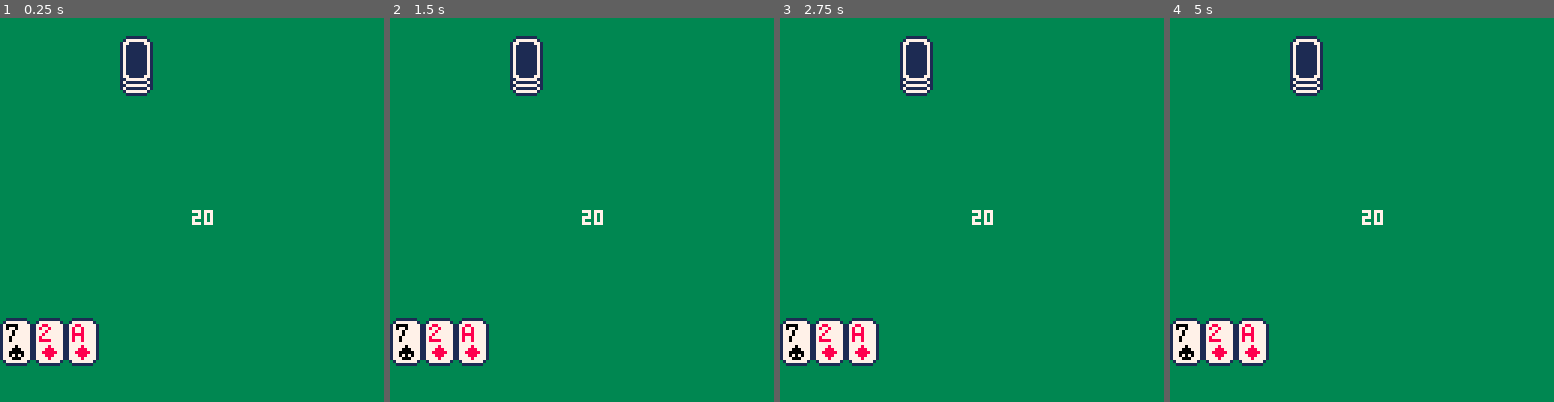
Above: before the commit, frames 1-4 (left to right).
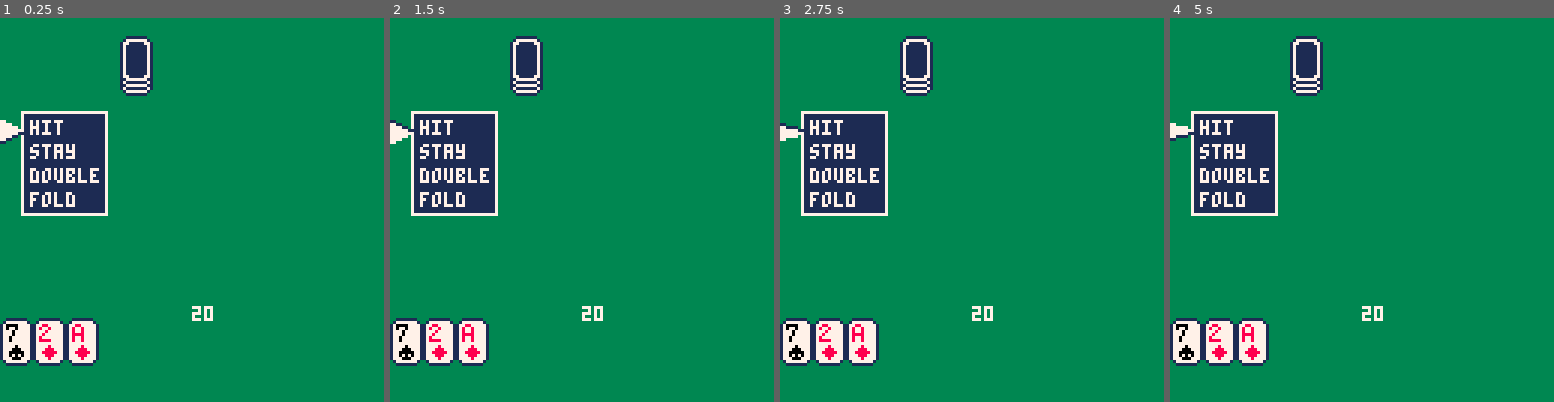
Above: after the commit, the same moments.

Repository: UA-koval/blackjack-pico-8
Game: PICO-8 cartridge blackjack.p8
Two runs of this game, one before a commit and one after it. Both use one fixed random seed, a clock stepped at 60 frames per second and the inputs below.
Inputs:
- Up to frame 1 (0.25 s): no input
- Up to frame 2 (1.5 s): no input
- Up to frame 3 (2.75 s): no input
- Up to frame 4 (5 s): no input

The runs differ from the first frame. In frame 1, 6.7% of the frame differs, in the area x 0-56%, y 24-79%; in frame 2, 6.7%; in frame 3, 6.7%; in frame 4, 6.7%.

Commit message:
Created cursor animation, demo window

Diff:
--- a/blackjack.p8
+++ b/blackjack.p8
@@ -8,6 +8,8 @@
 dealer = {}
 counter = 0 -- for drawing purposes
 player_score=0
+af = 0 -- cursor anim frame
+
 
 function draw_card(x,y,n,m)
  if m>1 then pal(8,0)
@@ -71,7 +73,16 @@
 	draw_card_back(40,6)
 	foreach(hand,draw_player_cards)
 	-- player counter
-	print(count_score(hand),64,64,7)
+	print(count_score(hand),64,96,7)
+ -- option selection window
+ rectfill(7,31,35,65,7)
+	rectfill(8,32,34,64,1)
+	print("hit",10,34,7)
+	print("stay",10,42)
+	print("double",10,50)
+	print("fold",10,58)
+	spr(35+af,0,34) af+=1
+	if (af>8) af=0
 end
 
 function _update()
@@ -95,14 +106,14 @@
 00000000177777777710000000000000000000000000000000000000000000000000000000000000000000000000000000000000000000000000000000000000
 00000000017777777100000000000000000000000000000000000000000000000000000000000000000000000000000000000000000000000000000000000000
 00000000001111111000000000000000000000000000000000000000000000000000000000000000000000000000000000000000000000000000000000000000
-00000000711111700000000000000000000000000000000000000000000000000000000000000000000000000000000000000000000000000000000000000000
-00000000111111100000000000000000000000000000000000000000000000000000000000000000000000000000000000000000000000000000000000000000
-00000000111111100000000000000000000000000000000000000000000000000000000000000000000000000000000000000000000000000000000000000000
-00000000111111100000000000000000000000000000000000000000000000000000000000000000000000000000000000000000000000000000000000000000
-00000000111111100000000000000000000000000000000000000000000000000000000000000000000000000000000000000000000000000000000000000000
-00000000111111100000000000000000000000000000000000000000000000000000000000000000000000000000000000000000000000000000000000000000
-00000000111111100000000000000000000000000000000000000000000000000000000000000000000000000000000000000000000000000000000000000000
-00000000111111100000000000000000000000000000000000000000000000000000000000000000000000000000000000000000000000000000000000000000
+00000000711111700000000011000000000000000000000000000000000000000000000000000000770000007700000000000000000000000000000000000000
+00000000111111100000000077110000110000000000000000000000000000000000000077000000777700007777000000000000000000000000000000000000
+00000000111111100000000077771100771111001111000000000000000000007777000077777700777777007777770000000000000000000000000000000000
+00000000111111100000000077777711777777117777111111111111777777777777777777777777777777777777777700000000000000000000000000000000
+00000000111111100000000077777777777777777777777777777777111111117777111177777711777777117777777700000000000000000000000000000000
+00000000111111100000000077777700777777007777000000000000000000001111000077111100777711007777770000000000000000000000000000000000
+00000000111111100000000077770000770000000000000000000000000000000000000011000000771100007777000000000000000000000000000000000000
+00000000111111100000000077000000000000000000000000000000000000000000000000000000110000007700000000000000000000000000000000000000
 00000000111111100000000000000000000000000000000000000000000000000000000000000000000000000000000000000000000000000000000000000000
 00000000111111100000000000000000000000000000000000000000000000000000000000000000000000000000000000000000000000000000000000000000
 00000000111111100000000000000000000000000000000000000000000000000000000000000000000000000000000000000000000000000000000000000000
